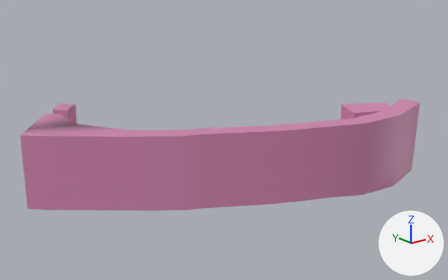
Two versions of the FBX model Assets/Terrain/terrain_W3A4.fbx, one commit apart.
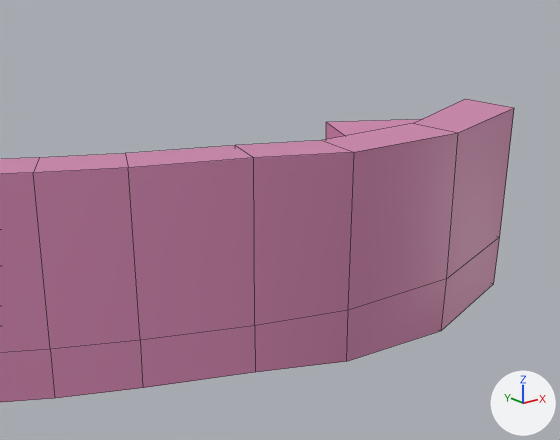
Each version is shown whole from a 50 mm lens placed at (-595.0, -1145.0, 207.0), pointed at (-339.0, -824.0, 79.0), then close up from a 50 mm lens placed at (-401.0, -1022.0, 135.0), pointed at (-281.0, -871.0, 75.0). Every picture has the same lights, and +X, +Y and +Z are marked at lower right. The close-ups show mesh edges as thin lines. Where no turn or scale is listed for an object, it has been applied to the vertices.

Before the edit, the objects in view are built like this:
```python
me_mesh = bpy.data.meshes.new('Mesh')
me_mesh.from_pydata(...)  # 194 vertices, 193 faces; spans x -233.0..28.0, y -43.0..135.0, z -8.0..48.0
me_mesh.materials.append(mat_w3_shade)  # pink #d287b0
ob_w3a4_mesh = bpy.data.objects.new('W3A4_mesh', me_mesh)
ob_w3a4_mesh.location = (-235.3, -867.2, 55.4)
```
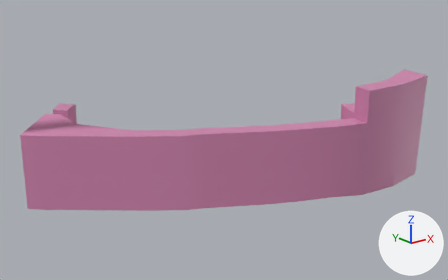
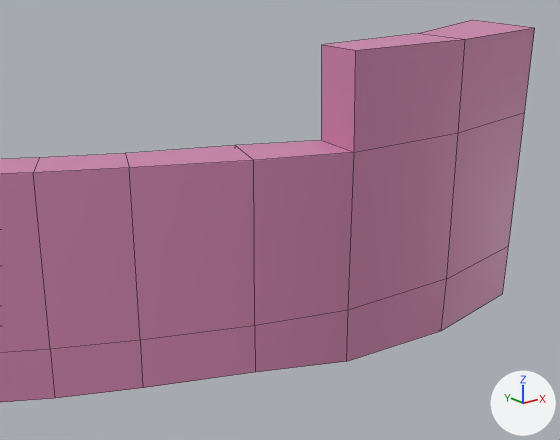
Location of each change, [x1, y1, x2, y2] in pixels of the close-ups (560 x 440 px):
```json
{"object": "W3A4_mesh", "change": "reshaped", "before": [0, 99, 514, 402], "after": [0, 20, 535, 402]}
{"part": 1, "of": "me_mesh", "change": "built on", "before": [322, 99, 514, 331], "after": [322, 20, 535, 331]}
```

The change, as JSON lines over the scene's bpy script:
```json
{"block": "me_mesh", "where": "# used by ob_w3a4_mesh; location = (-235.3, -867.2, 55.4)"}
{"op": "remove", "block": "me_mesh", "code": "me_mesh.from_pydata(...)  # 194 vertices, 193 faces; spans x -233.0..28.0, y -43.0..135.0, z -8.0..48.0"}
{"op": "add", "block": "me_mesh", "code": "me_mesh.from_pydata(...)  # 200 vertices, 199 faces; spans x -233.0..28.0, y -44.0..135.0, z -8.0..69.0"}
{"block": "me_mesh", "change": "me_mesh part 1"}
{"block": "me_mesh", "change": "2 faces are deleted"}
{"block": "me_mesh", "change": "3 vertices move from x 10.0..12.0, y -33.0..-31.0, z -4.0..47.0 to x 6.0..7.0, y -39.0..-37.0, z -4.0..47.0"}
{"block": "me_mesh", "change": "6 vertices are added at (-26.0, -31.0, 67.0), (-55.0, -40.0, 66.0), (-25.0, -44.0, 67.0), (-53.0, -27.0, 66.0), (6.0, -21.0, 69.0), (5.0, -41.0, 68.0)"}
{"block": "me_mesh", "change": "8 new faces join them"}
```
